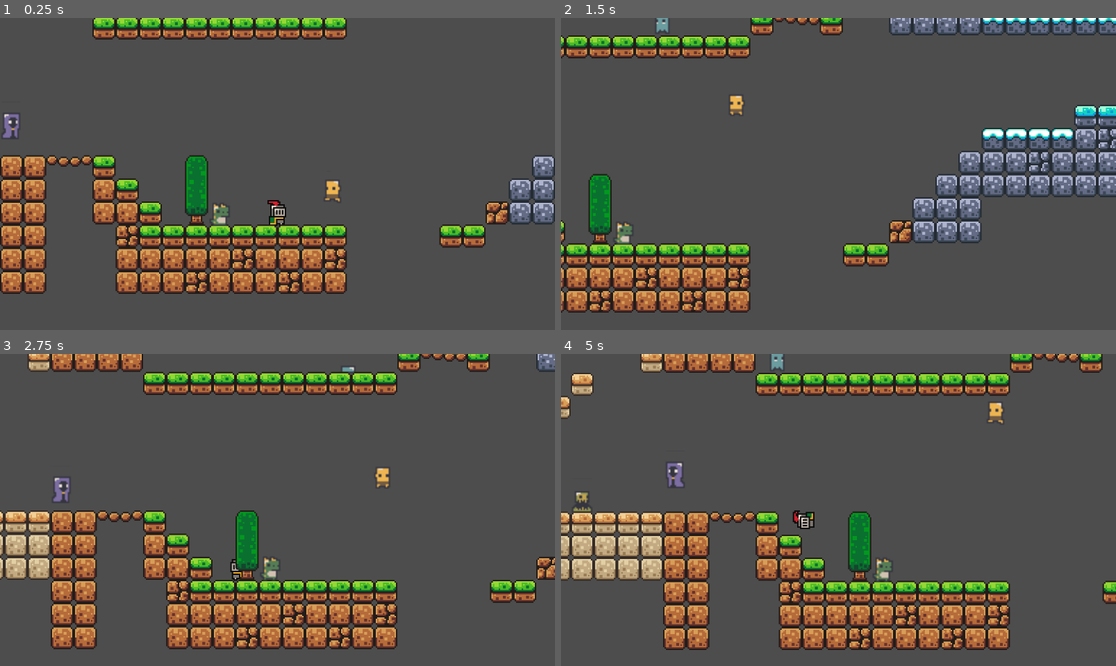
Above: before the commit, frames 1-4 (two rows, left to right).
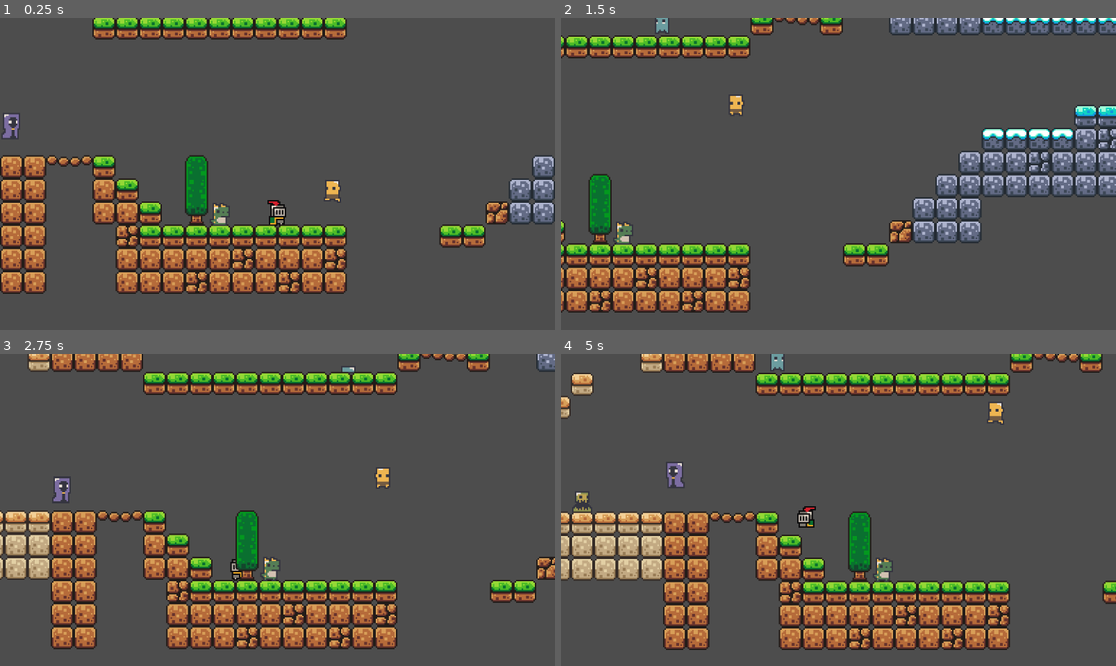
Above: after the commit, the same moments.

Repository: anhDNla/2D-Action-Adventure-Game-
Game: Godot game, scene res://Scenes/main.tscn
The game is run twice, just before and just after one commit, with the same random seed, the same clock (stepped at 60 frames per second) and the same inputs.
Inputs:
- Up to frame 1 (0.25 s): no input
- Up to frame 2 (1.5 s): hold Right (move_right) from 0.53 s (still down); tap Space (jump) at 0.6, 0.77, 1.07, 1.35 s
- Up to frame 3 (2.75 s): tap Space (jump) at 1.52, 1.82, 2.1 s; release Right (move_right) at 2.03 s; hold Left (move_left) from 2.03 s (still down)
- Up to frame 4 (5 s): release Left (move_left) at 2.78 s; hold Right (move_right) 2.78-4.28 s; tap Space (jump) at 2.85, 3.02, 3.32, 3.6, 3.77, 4.07, 4.35, 4.52, 4.82 s; hold Left (move_left) from 4.28 s (still down)

The runs differ from the first frame. In frame 1, 0.1% of the frame differs, in the area x 0-62%, y 30-67%; in frame 2, 0.1%; in frame 3, 0.2%; in frame 4, 0.4%, in the area x 2-80%, y 0-73%.

Commit message:
Updated Character Animations
Updated character run and jump animations to work better with weapon animations

Diff:
--- a/Scenes/main.tscn
+++ b/Scenes/main.tscn
@@ -840,12 +840,15 @@
 position = Vector2(413, -160)
 
 [node name="slime" parent="." groups=["Enemy"] instance=ExtResource("4_780si")]
+texture_filter = 1
 position = Vector2(-248, -47)
 
 [node name="ghost_enemy" parent="." groups=["Enemy"] instance=ExtResource("5_quala")]
+texture_filter = 1
 position = Vector2(-103, -143)
 
 [node name="skeleton_enemy" parent="." groups=["Enemy"] instance=ExtResource("6_hv21f")]
+texture_filter = 1
 position = Vector2(184, -159)
 
 [node name="Level" type="Node2D" parent="."]
@@ -866,13 +869,17 @@
 position = Vector2(-19, -42)
 
 [node name="necromancerHand_enemy" parent="." instance=ExtResource("7_6j6kx")]
+texture_filter = 1
 position = Vector2(-184, -51)
 
 [node name="dragon_enemy" parent="." instance=ExtResource("8_kg7n8")]
+texture_filter = 1
 position = Vector2(-40, 1)
 
 [node name="knight_enemy" parent="." instance=ExtResource("9_l05ol")]
+texture_filter = 1
 position = Vector2(-170, -207)
 
 [node name="hobgoblin_enemy" parent="." instance=ExtResource("10_a43ft")]
+texture_filter = 1
 position = Vector2(38, 1)
--- a/Scenes/player.tscn
+++ b/Scenes/player.tscn
@@ -22,22 +22,6 @@
 [sub_resource type="AtlasTexture" id="AtlasTexture_u1o47"]
 atlas = ExtResource("1_vr5ny")
 region = Rect2(64, 160, 32, 32)
-
-[sub_resource type="AtlasTexture" id="AtlasTexture_taw5p"]
-atlas = ExtResource("1_vr5ny")
-region = Rect2(96, 160, 32, 32)
-
-[sub_resource type="AtlasTexture" id="AtlasTexture_4cph2"]
-atlas = ExtResource("1_vr5ny")
-region = Rect2(128, 160, 32, 32)
-
-[sub_resource type="AtlasTexture" id="AtlasTexture_nn1e4"]
-atlas = ExtResource("1_vr5ny")
-region = Rect2(160, 160, 32, 32)
-
-[sub_resource type="AtlasTexture" id="AtlasTexture_l68nu"]
-atlas = ExtResource("1_vr5ny")
-region = Rect2(192, 160, 32, 32)
 
 [sub_resource type="AtlasTexture" id="AtlasTexture_674kr"]
 atlas = ExtResource("1_vr5ny")
@@ -125,18 +109,6 @@
 "frames": [{
 "duration": 1.0,
 "texture": SubResource("AtlasTexture_u1o47")
-}, {
-"duration": 1.0,
-"texture": SubResource("AtlasTexture_taw5p")
-}, {
-"duration": 1.0,
-"texture": SubResource("AtlasTexture_4cph2")
-}, {
-"duration": 1.0,
-"texture": SubResource("AtlasTexture_nn1e4")
-}, {
-"duration": 1.0,
-"texture": SubResource("AtlasTexture_l68nu")
 }],
 "loop": true,
 "name": &"jump",
@@ -210,9 +182,8 @@
 texture_filter = 1
 position = Vector2(0, -12)
 sprite_frames = SubResource("SpriteFrames_4bi4v")
-animation = &"idle"
+animation = &"jump"
 autoplay = "idle"
-frame_progress = 0.616711
 
 [node name="CollisionShape2D" type="CollisionShape2D" parent="."]
 position = Vector2(0, -9)
Not shown: 1 places in Scenes/player.tscn that only renumber resources
